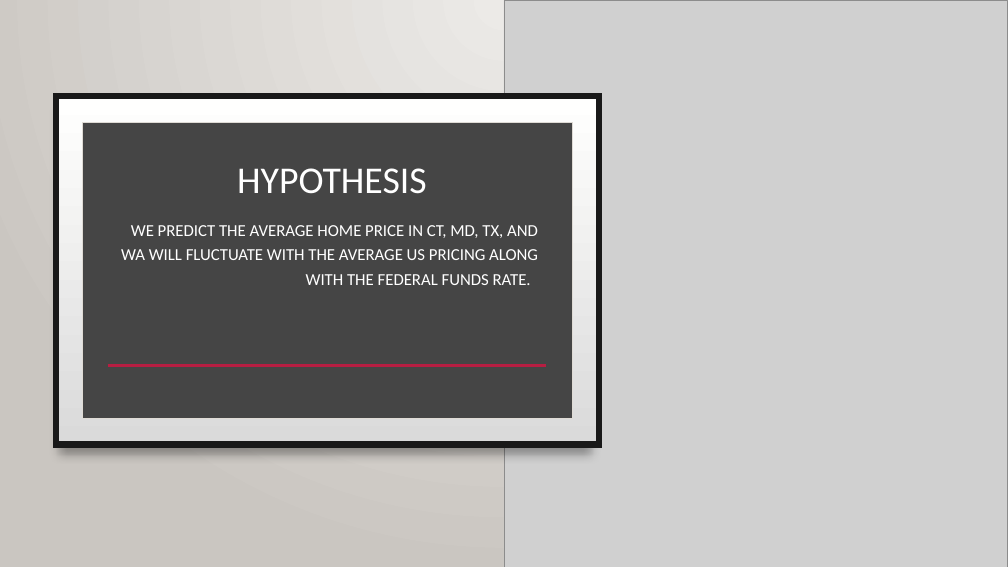
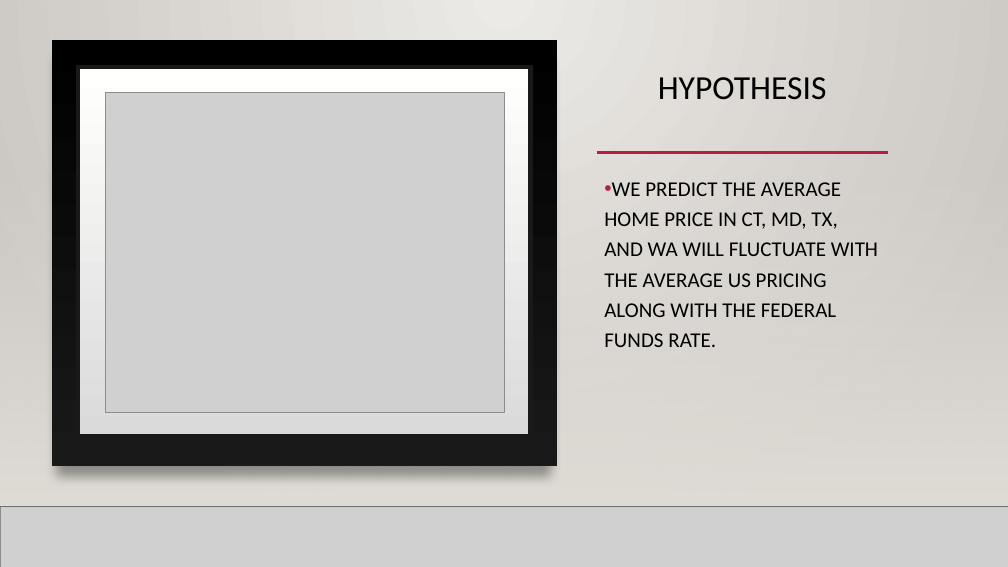
Before and after one commit to GitItDren/Python-Project-CMD-, a slide deck: slide 4 of Python Project(Team CMD).pptx. Drawn at 1008x567 pixels with LibreOffice and Linux fonts; fonts in the diff are those of the drawing; grey boxes stand for pictures; background and template pictures are left out. Boxes give left, top, right and bottom in pixels: in the first picture for what was removed or moved away, otherwise in the second. Text is boxed around its words. In the diff, an @@ line names an element or a change of style, - is before the commit and + after.

```diff
--- a/Python Project(Team CMD).pptx
+++ b/Python Project(Team CMD).pptx
@@ rectangle: place and size @@
-rectangle at [56, 95, 599, 445]
+rectangle at [52, 40, 557, 466]
@@ rectangle at [52, 40, 557, 466]: shadow changed @@
@@ rectangle: place and size @@
-rectangle at [56, 96, 599, 445]
+rectangle at [78, 67, 530, 436]
@@ rectangle at [78, 67, 530, 436]: outline #191919 6 pt to #191919 4 pt @@
@@ title "HYPOTHESIS": place and size @@
-title "HYPOTHESIS" at [237, 168, 427, 194]
+title "HYPOTHESIS" at [658, 77, 827, 100]
@@ title "HYPOTHESIS" at [658, 77, 827, 100]: size 36 to 32 pt, text colour #FFFFFF to #000000; alignment right to left; vertical alignment bottom to top @@
@@ picture: place and size @@
-picture at [504, 0, 1008, 567]
+picture at [105, 92, 504, 412]
@@ rectangle removed at [82, 123, 572, 418] @@
@@ rectangle added at [0, 167, 1008, 507], fill gradient #DFDBD5 @@
@@ line moved from (200, 292) - (914, 292) to (120, 153) - (915, 153) @@
@@ line removed from (120, 153) to (915, 153) @@
@@ text "WE PREDICT THE AVERAGE HOME ...": place and size @@
-text "WE PREDICT THE AVERAGE HOME ..." at [121, 225, 538, 285]
+text "WE PREDICT THE AVERAGE HOME ..." at [604, 182, 878, 347]
@@ text "WE PREDICT THE AVERAGE HOME ..." at [604, 182, 878, 347]: size 16 to 20 pt, text colour #FFFFFF to #000000; alignment right to left; bullet none to • @@
@@ line added from (597, 153) to (888, 153), #B71E42 2.5 pt @@
@@ line removed from (107, 365) to (546, 365) @@
@@ line added from (0, 507) to (1008, 507), #000001 1 pt @@
```
Also in this commit, not shown: 5 other slides changed, 2 slides added, 1 slide removed.
